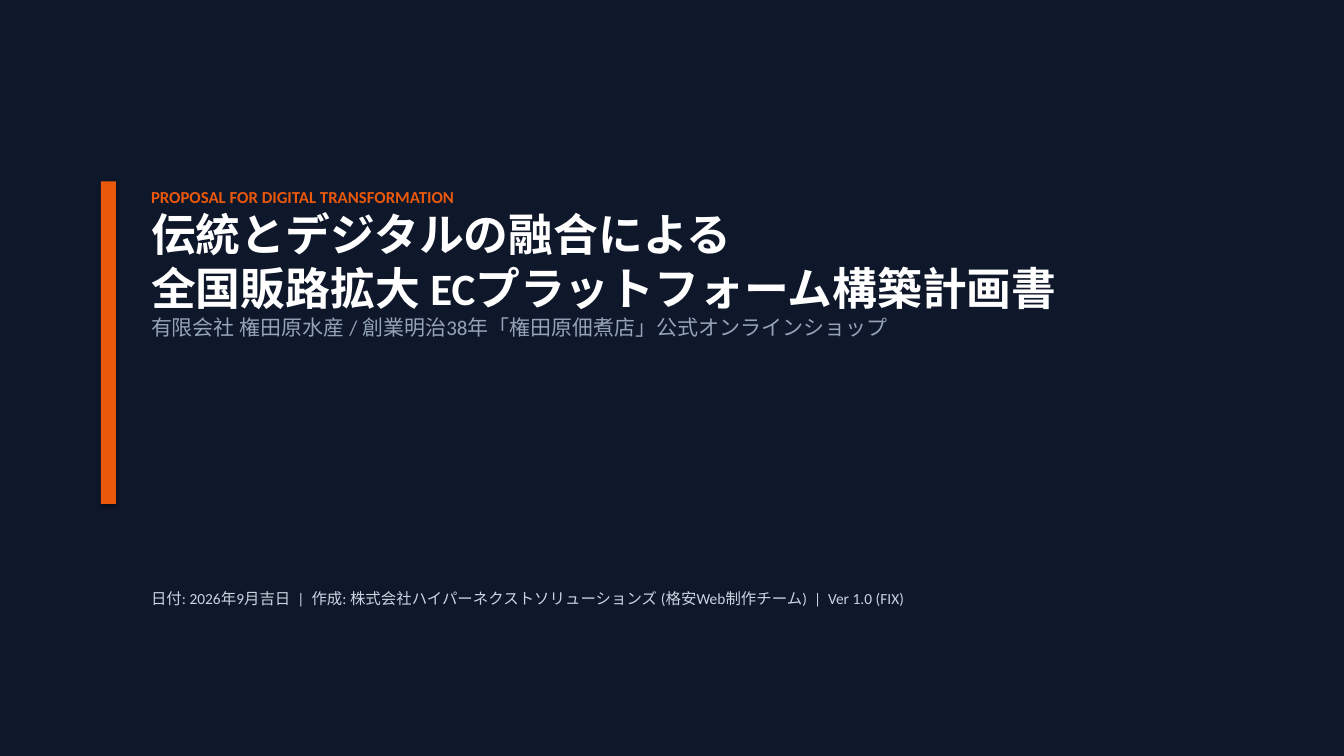
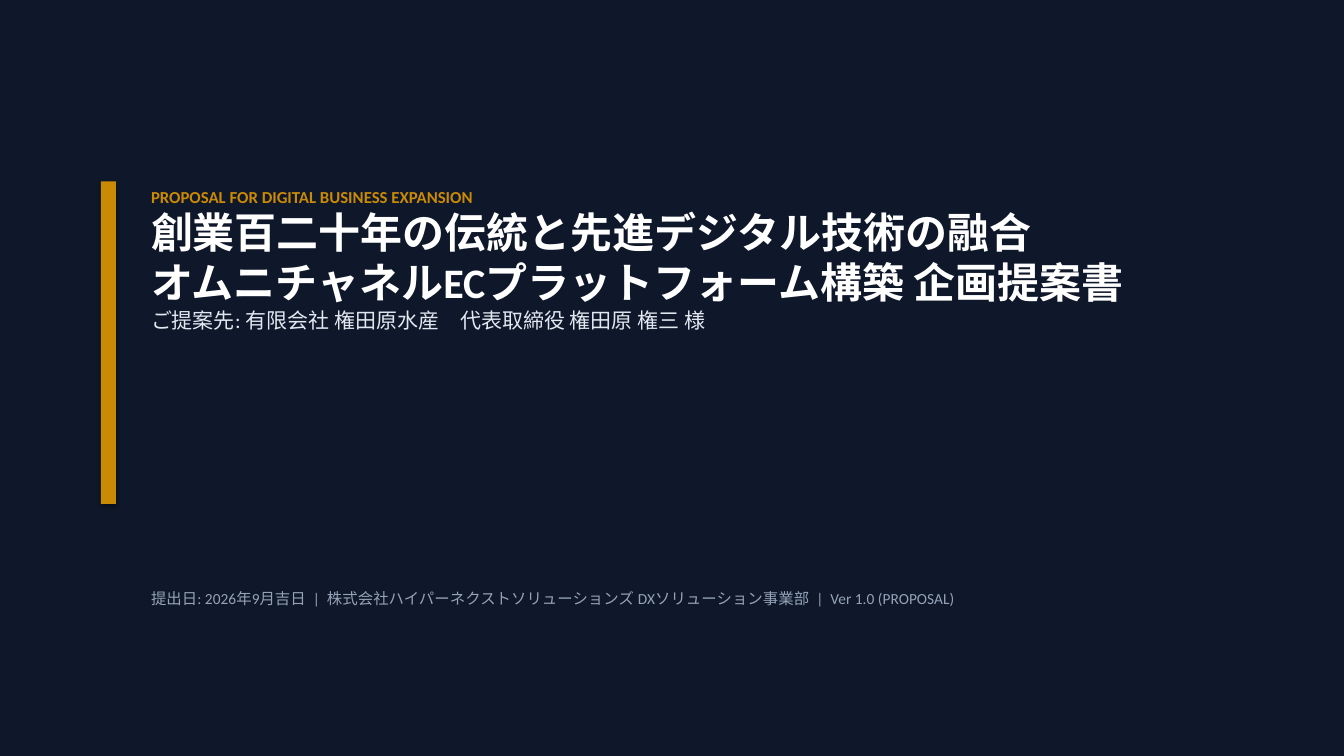
Before and after one commit to umberbyte/gondawaraStore, a slide deck: slide 1 of docs/planning/gondawara_dx_proposal.pptx. Drawn at 1344x756 pixels with LibreOffice and Linux fonts; fonts in the diff are those of the drawing. Boxes give left, top, right and bottom in pixels: in the first picture for what was removed or moved away, otherwise in the second. Text is boxed around its words. In the diff, an @@ line names an element or a change of style, - is before the commit and + after.

Commit message:
feat: 企画書を顧客提示用（建前）と社内メモ用（本音）の二系統に再編
- 顧客提示用 (gondawara_dx_proposal.pptx / presentation.html): 企画側の拡大解釈・OWASP/インボイス準拠のまともな設計・絶妙に破綻するアジャイルスケジュール
- 社内検討用 (gondawara_dx_internal_memo.pptx / internal_presentation.html): 店主の居酒屋生声と手抜き方針メモ
- 三層構造（建前・本音・現実）の教育的意義を EDUCATIONAL_DESIGN.md と README.md に追記

```diff
--- a/docs/planning/gondawara_dx_proposal.pptx
+++ b/docs/planning/gondawara_dx_proposal.pptx
@@ rectangle at (x1=101, y1=181, x2=116, y2=504): fill #EA580C to #CA8A04 @@
@@ text at (x1=151, y1=192, x2=1124, y2=330): text changed; size 15 to 30 pt; text colour #94A3B8 to #FFFFFF @@
-PROPOSAL FOR DIGITAL TRANSFORMATION
-伝統とデジタルの融合による
-全国販路拡大 ECプラットフォーム構築計画書
-有限会社 権田原水産 / 創業明治38年「権田原佃煮店」公式オンラインショップ
+PROPOSAL FOR DIGITAL BUSINESS EXPANSION
+創業百二十年の伝統と先進デジタル技術の融合
+オムニチャネルECプラットフォーム構築 企画提案書
+ご提案先: 有限会社 権田原水産 代表取締役 権田原 権三 様
@@ text at (x1=151, y1=591, x2=954, y2=606): text changed; text colour #CBD5E1 to #94A3B8 @@
-日付: 2026年9月吉日 | 作成: 株式会社ハイパーネクストソリューションズ (格安Web制作チーム) | Ver 1.0 (FIX)
+提出日: 2026年9月吉日 | 株式会社ハイパーネクストソリューションズ DXソリューション事業部 | Ver 1.0 (PROPOSAL)
```
Also in this commit, not shown: 4 other slides changed, 1 slide added, 1 slide removed, 7 other files.
